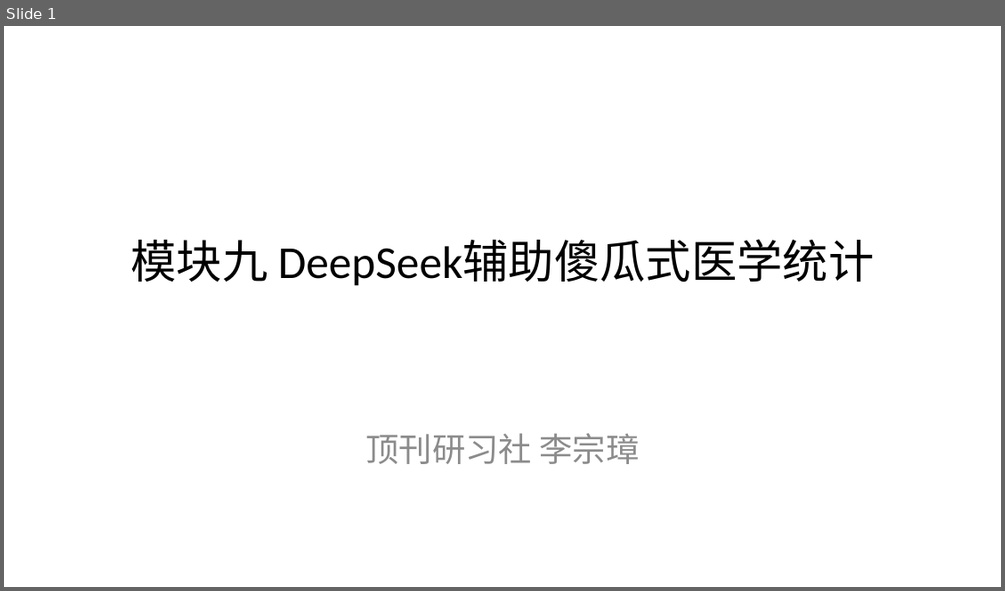
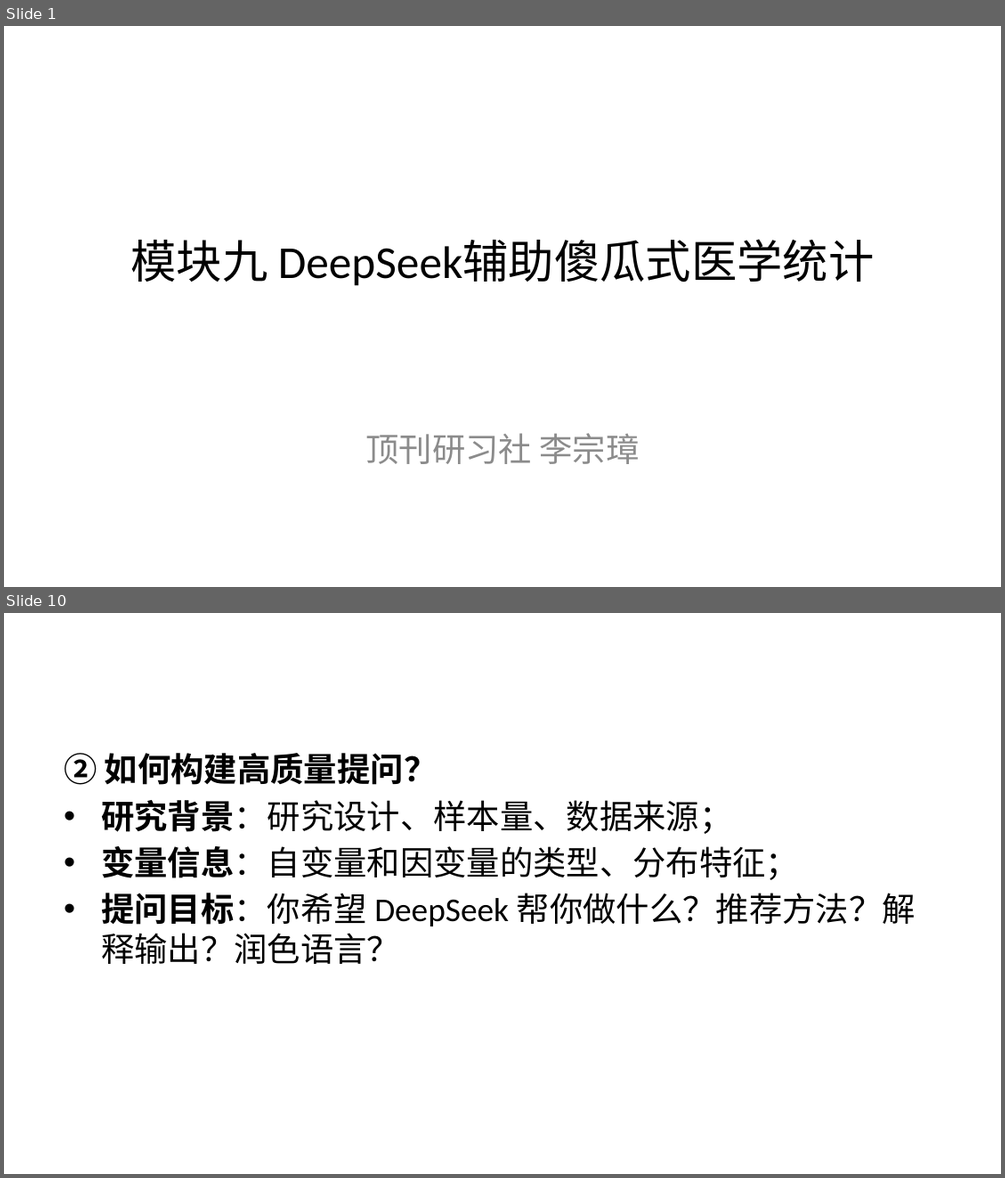
Before and after one commit to lizongzhang/deepseekcamp, a slide deck: docs/L9_slide.pptx. Shown one above the other, each under a label of ours: slide 1 before the commit, slides 1 and 10 after it; the slides between them are not shown. The pictures are 1005x591 and 1005x1178 pixels, drawn with LibreOffice and Linux fonts; fonts in the diff are those of the drawing. Boxes give left, top, right and bottom in pixels: in the first picture for what was removed or moved away, otherwise in the second. Text is boxed around its words. In the diff, an @@ line names an element or a change of style, - is before the commit and + after.

```diff
--- a/docs/L9_slide.pptx
+++ b/docs/L9_slide.pptx
@@ slide 10 added at (x1=4, y1=613, x2=1001, y2=1174), background #FFFFFF @@
@@ text added at (x1=64, y1=753, x2=915, y2=964), 24 pt, text #000000 @@
+② 如何构建高质量提问？
+• 研究背景：研究设计、样本量、数据来源；
+• 变量信息：自变量和因变量的类型、分布特征；
+• 提问目标：你希望 DeepSeek 帮你做什么？推荐方法？解释输出？润色语言？
```
Also in this commit, not shown: 3 slides changed, 21 other slides added, 9 other files.
